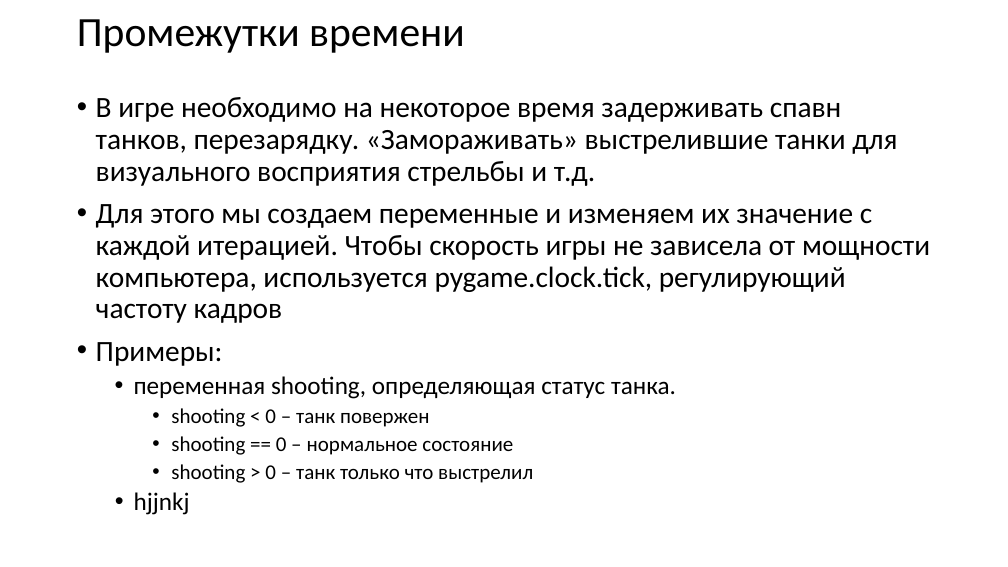
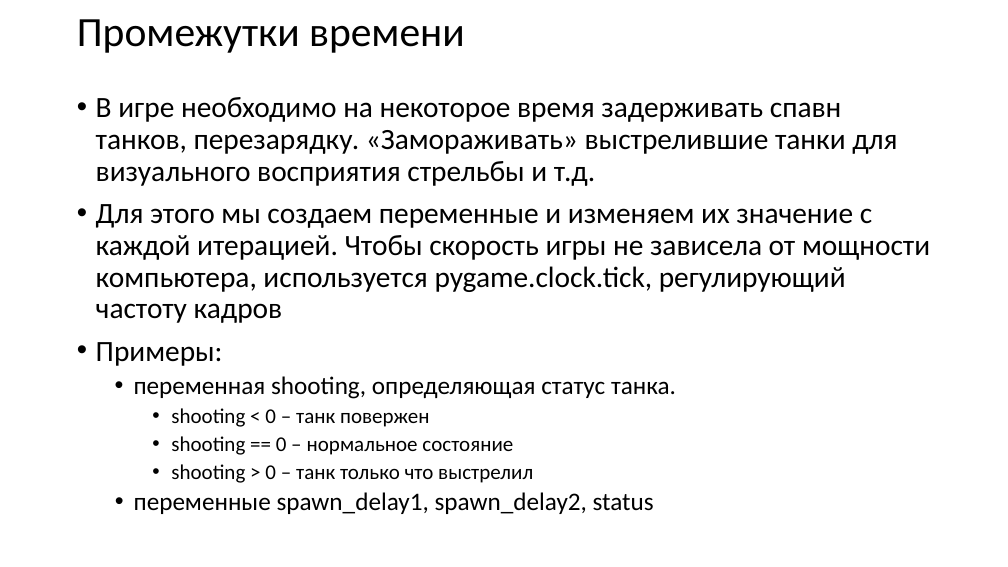
Before and after one commit to humbleOstrich/Tanchiki, a slide deck: slide 14 of Battle City.pptx (slide 13 before the commit). Drawn at 1008x567 pixels with LibreOffice and Linux fonts; fonts in the diff are those of the drawing. Boxes give left, top, right and bottom in pixels: in the first picture for what was removed or moved away, otherwise in the second. Text is boxed around its words. In the diff, an @@ line names an element or a change of style, - is before the commit and + after.

```diff
--- a/Battle City.pptx
+++ b/Battle City.pptx
@@ text at (134,492,654,514): text changed @@
-    • hjjnkj
+    • переменные spawn_delay1, spawn_delay2, status
```
Also in this commit, not shown: 2 other slides changed, 3 slides added.
